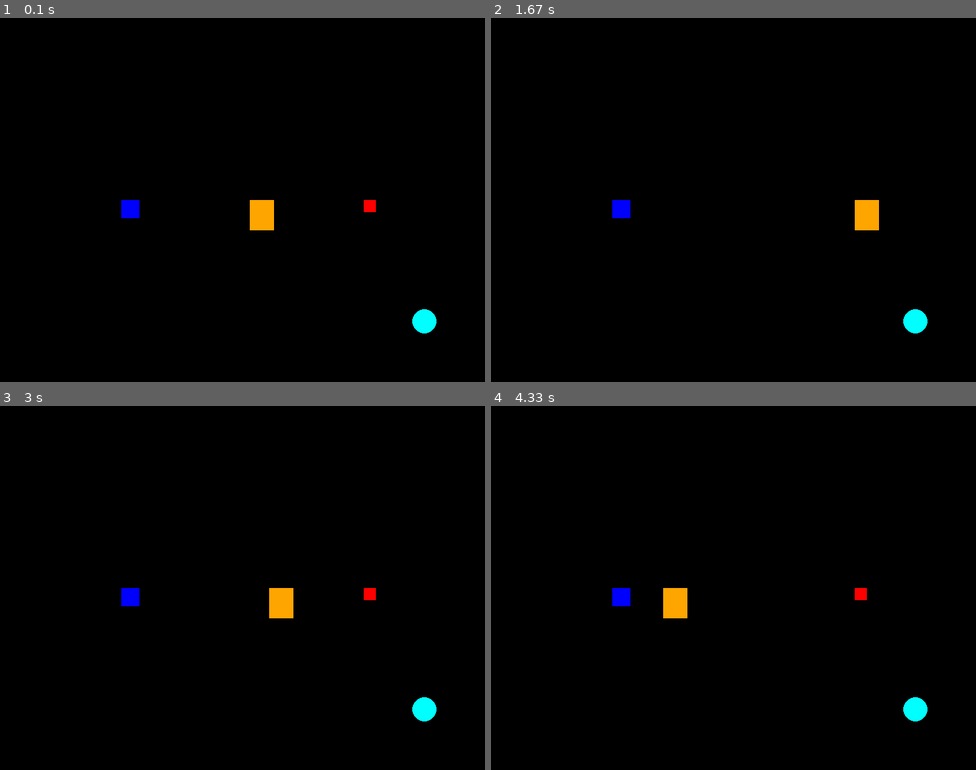
Above: before the commit, frames 1-4 (two rows, left to right).
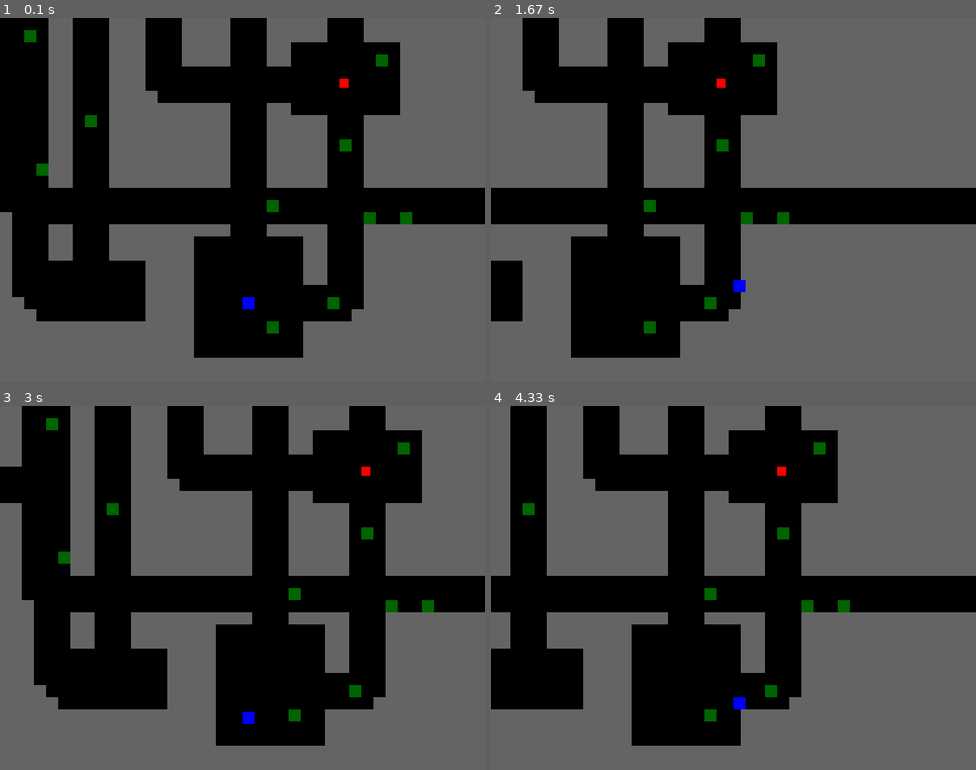
Above: after the commit, the same moments.

Repository: mwilcome/reverse-zoo-tycoon
Game: pygame game, started from main.py
Two runs of this game, one before a commit and one after it. Both use one fixed random seed, a clock stepped at 60 frames per second and the inputs below.
Inputs:
- Up to frame 1 (0.1 s): no input
- Up to frame 2 (1.67 s): hold D 0.33-0.8 s; hold W 0.83-1.13 s; hold D 1.17-1.63 s
- Up to frame 3 (3 s): hold A 1.67-2.2 s; hold S 2.23-2.53 s; hold A 2.57-2.97 s
- Up to frame 4 (4.33 s): hold W 3-3.37 s; hold D 3.4-4.03 s; hold S from 4.07 s (still down)

The runs differ from the first frame. In frame 1, 54% of the frame differs, in the area x 0-100%, y 0-100%; in frame 2, 67%; in frame 3, 54%; in frame 4, 61%.

Commit message:
Simple logic updates

Diff:
--- a/application/game_service.py
+++ b/application/game_service.py
@@ -16,5 +16,12 @@
             running = self.input_handler.handle_input(self.zoo)
             self.zoo.update()
             caught = self.zoo.is_caught()
+            won = self.zoo.is_won()
             self.renderer.render(self.zoo, caught)
             self.ui.update(caught, self.zoo.zookeeper.humans)
+            if caught:
+                print("Game Over! You were caught.")
+                running = False
+            elif won:
+                print("You win! All humans escaped.")
+                running = False
--- a/domain/aggregates/zoo_escape.py
+++ b/domain/aggregates/zoo_escape.py
@@ -1,20 +1,26 @@
+import random
 from domain.entities.zookeeper import Zookeeper
 from domain.entities.human import Human
 from domain.entities.guard import Guard
 from domain.entities.escape_point import EscapePoint
 from domain.entities.position import Position
+from domain.entities.tile import Tile
 from domain.services.detection_service import DetectionService
+from infrastructure.map_generator import MapGenerator
 
 class ZooEscape:
     def __init__(self):
-        self.zookeeper = Zookeeper(1, Position(200, 300))
-        self.humans = [Human(1, Position(600, 300), "caged")]
-        self.guards = [Guard(1, Position(400, 300), 1)]
-        self.escape_points = [EscapePoint(1, Position(700, 500))]
+        map_data = MapGenerator.generate_map()
+        self.map = map_data['tiles']
+        self.zookeeper = Zookeeper(1, map_data['spawn_pos'])
+        self.humans = [Human(i + 1, pos, "caged") for i, pos in enumerate(map_data['cage_positions'])]
+        self.guards = [Guard(i + 1, pos, 1, patrol_axis=random.choice(["horizontal", "vertical"]))
+                       for i, pos in enumerate(map_data['guard_positions'])]
+        self.escape_points = [EscapePoint(i + 1, pos) for i, pos in enumerate(map_data['escape_positions'])]
 
     def free_human(self, human: Human):
         if (human.state == "caged" and
-            self.zookeeper.pos.distance_to(human.pos) < 50):
+            self.zookeeper.pos.distance_to(human.pos) < 30):
             human.state = "following"
             human.follows = self.zookeeper if not self.zookeeper.humans else self.zookeeper.humans[-1]
             self.zookeeper.humans.append(human)
@@ -22,17 +28,34 @@
     def escape_human(self, human: Human):
         for ep in self.escape_points:
             if (human.pos.distance_to(ep.pos) < 30 and
-                human.state == "following"):
+                human.state == "following" and
+                self.zookeeper.pos.distance_to(ep.pos) < 30):
                 human.state = "escaped"
                 self.zookeeper.humans.remove(human)
                 human.follows = None
 
+    def check_collision(self, pos: Position) -> bool:
+        for tile in self.map:
+            if not tile.passable and (
+                tile.pos.x <= pos.x + 10 < tile.pos.x + MapGenerator.TILE_SIZE and
+                tile.pos.y <= pos.y + 10 < tile.pos.y + MapGenerator.TILE_SIZE
+            ):
+                return True
+        return False
+
     def update(self):
         for guard in self.guards:
-            guard.patrol()
+            next_pos = guard.get_next_position()
+            if not self.check_collision(next_pos):
+                guard.pos = next_pos
+            else:
+                guard.direction *= -1
         for human in self.humans:
             human.update_position()
 
     def is_caught(self) -> bool:
         return any(DetectionService.is_detected(guard, self.zookeeper)
-                  for guard in self.guards)
+                   for guard in self.guards)
+
+    def is_won(self) -> bool:
+        return all(human.state == "escaped" for human in self.humans)
--- a/domain/entities/guard.py
+++ b/domain/entities/guard.py
@@ -5,10 +5,15 @@
 class Guard:
     id: int
     pos: Position
-    direction: int  # 1 = right, -1 = left
-    vision_range: float = 100
+    direction: int  # 1 or -1
+    speed: int = 2
+    patrol_axis: str = "horizontal"  # "horizontal" or "vertical"
+    vision_range: float = 100.0
 
-    def patrol(self):
-        self.pos.x += 2 * self.direction
-        if self.pos.x < 200 or self.pos.x > 600:
-            self.direction *= -1
+    def get_next_position(self):
+        if self.patrol_axis == "horizontal":
+            next_x = self.pos.x + self.direction * self.speed
+            return Position(next_x, self.pos.y)
+        else:  # vertical
+            next_y = self.pos.y + self.direction * self.speed
+            return Position(self.pos.x, next_y)
--- a/domain/entities/human.py
+++ b/domain/entities/human.py
@@ -13,6 +13,6 @@
         if self.follows and self.state == "following":
             target_pos = self.follows.pos
             dist = self.pos.distance_to(target_pos)
-            if dist > 30:  # Spacing in chain
+            if dist > 20:  # Tighter chain
                 self.pos.x += (target_pos.x - self.pos.x) * 0.1
                 self.pos.y += (target_pos.y - self.pos.y) * 0.1
--- /dev/null
+++ b/domain/entities/tile.py
@@ -0,0 +1,8 @@
+from dataclasses import dataclass
+from .position import Position
+
+@dataclass
+class Tile:
+    pos: Position
+    type: str  # "path", "wall", "bush", "cage", "escape"
+    passable: bool
--- a/infrastructure/input_handler.py
+++ b/infrastructure/input_handler.py
@@ -1,6 +1,7 @@
 import pygame
 from domain.aggregates.zoo_escape import ZooEscape
 from domain.services.stealth_service import StealthService
+from domain.entities.position import Position
 
 class InputHandler:
     def handle_input(self, zoo: ZooEscape) -> bool:
@@ -13,10 +14,14 @@
                 if event.key == pygame.K_e:
                     for human in zoo.humans:
                         zoo.free_human(human)
+                    for human in zoo.humans:
                         zoo.escape_human(human)
         keys = pygame.key.get_pressed()
-        if keys[pygame.K_LEFT]: zoo.zookeeper.pos.x -= 4
-        if keys[pygame.K_RIGHT]: zoo.zookeeper.pos.x += 4
-        if keys[pygame.K_UP]: zoo.zookeeper.pos.y -= 4
-        if keys[pygame.K_DOWN]: zoo.zookeeper.pos.y += 4
+        new_pos = Position(zoo.zookeeper.pos.x, zoo.zookeeper.pos.y)
+        if keys[pygame.K_a]: new_pos.x -= 4  # Left
+        if keys[pygame.K_d]: new_pos.x += 4  # Right
+        if keys[pygame.K_w]: new_pos.y -= 4  # Up
+        if keys[pygame.K_s]: new_pos.y += 4  # Down
+        if not zoo.check_collision(new_pos):
+            zoo.zookeeper.pos = new_pos
         return True
--- a/infrastructure/map_generator.py
+++ b/infrastructure/map_generator.py
@@ -0,0 +1,145 @@
+import random
+from domain.entities.tile import Tile
+from domain.entities.position import Position
+
+class Room:
+    def __init__(self, x, y, w, h):
+        self.x = x
+        self.y = y
+        self.w = w
+        self.h = h
+        self.center = (x + w // 2, y + h // 2)
+
+class MapGenerator:
+    TILE_SIZE = 20
+    WIDTH, HEIGHT = 100, 100  # 2000x2000 pixels
+
+    @staticmethod
+    def generate_map():
+        # Initialize all tiles as walls
+        tiles = [Tile(Position(x * MapGenerator.TILE_SIZE, y * MapGenerator.TILE_SIZE), "wall", False)
+                 for y in range(MapGenerator.HEIGHT) for x in range(MapGenerator.WIDTH)]
+
+        # Generate rooms
+        rooms = []
+        for _ in range(20):
+            while True:
+                w = random.randint(5, 10)
+                h = random.randint(5, 10)
+                x = random.randint(0, MapGenerator.WIDTH - w)
+                y = random.randint(0, MapGenerator.HEIGHT - h)
+                new_room = Room(x, y, w, h)
+                if all(not (new_room.x < existing.x + existing.w and new_room.x + new_room.w > existing.x and
+                            new_room.y < existing.y + existing.h and new_room.y + new_room.h > existing.y)
+                       for existing in rooms):
+                    rooms.append(new_room)
+                    break
+
+        # Carve out rooms as path tiles
+        for room in rooms:
+            for dx in range(room.w):
+                for dy in range(room.h):
+                    tx = room.x + dx
+                    ty = room.y + dy
+                    idx = ty * MapGenerator.WIDTH + tx
+                    tiles[idx].type = "path"
+                    tiles[idx].passable = True
+
+        # Connect rooms with wider corridors
+        rooms.sort(key=lambda r: r.center[0])
+        for i in range(len(rooms) - 1):
+            MapGenerator.connect_rooms(tiles, rooms[i], rooms[i + 1])
+
+        for _ in range(5):
+            r1, r2 = random.sample(rooms, 2)
+            MapGenerator.connect_rooms(tiles, r1, r2)
+
+        # Place cages
+        cage_rooms = random.sample(rooms, 3)
+        for room in cage_rooms:
+            cx, cy = room.center
+            idx = cy * MapGenerator.WIDTH + cx
+            tiles[idx].type = "cage"
+
+        # Place escape points
+        escape_rooms = random.sample([r for r in rooms if r not in cage_rooms], 2)
+        for room in escape_rooms:
+            cx, cy = room.center
+            idx = cy * MapGenerator.WIDTH + cx
+            tiles[idx].type = "escape"
+
+        # Add bushes
+        for _ in range(50):
+            while True:
+                x = random.randint(0, MapGenerator.WIDTH - 1)
+                y = random.randint(0, MapGenerator.HEIGHT - 1)
+                idx = y * MapGenerator.WIDTH + x
+                if tiles[idx].type == "path":
+                    tiles[idx].type = "bush"
+                    break
+
+        # Calculate key positions
+        cage_positions = [Position(room.center[0] * MapGenerator.TILE_SIZE, room.center[1] * MapGenerator.TILE_SIZE)
+                          for room in cage_rooms]
+        escape_positions = [Position(room.center[0] * MapGenerator.TILE_SIZE, room.center[1] * MapGenerator.TILE_SIZE)
+                            for room in escape_rooms]
+
+        # Select spawn room
+        available_rooms = [r for r in rooms if r not in cage_rooms and r not in escape_rooms]
+        spawn_room = random.choice(available_rooms)
+        spawn_pos = Position(spawn_room.center[0] * MapGenerator.TILE_SIZE,
+                             spawn_room.center[1] * MapGenerator.TILE_SIZE)
+
+        # Place guards
+        guard_rooms = random.sample(available_rooms, 2)
+        guard_positions = []
+        for r in guard_rooms:
+            gx = random.randint(r.x, r.x + r.w - 1)
+            gy = random.randint(r.y, r.y + r.h - 1)
+            guard_pos = Position(gx * MapGenerator.TILE_SIZE, gy * MapGenerator.TILE_SIZE)
+            guard_positions.append(guard_pos)
+
+        return {
+            'tiles': tiles,
+            'spawn_pos': spawn_pos,
+            'cage_positions': cage_positions,
+            'escape_positions': escape_positions,
+            'guard_positions': guard_positions
+        }
+
+    @staticmethod
+    def connect_rooms(tiles, r1, r2):
+        cx1, cy1 = r1.center
+        cx2, cy2 = r2.center
+        if random.choice([True, False]):
+            # Horizontal then vertical (3 tiles wide)
+            for x in range(min(cx1, cx2), max(cx1, cx2) + 1):
+                for dy in [-1, 0, 1]:
+                    y = cy1 + dy
+                    if 0 <= y < MapGenerator.HEIGHT:
+                        idx = y * MapGenerator.WIDTH + x
+                        tiles[idx].type = "path"
+                        tiles[idx].passable = True
+            for y in range(min(cy1, cy2), max(cy1, cy2) + 1):
+                for dx in [-1, 0, 1]:
+                    x = cx2 + dx
+                    if 0 <= x < MapGenerator.WIDTH:
+                        idx = y * MapGenerator.WIDTH + x
+                        tiles[idx].type = "path"
+                        tiles[idx].passable = True
+        else:
+            # Vertical then horizontal (3 tiles wide)
+            for y in range(min(cy1, cy2), max(cy1, cy2) + 1):
+                for dx in [-1, 0, 1]:
+                    x = cx1 + dx
+                    if 0 <= x < MapGenerator.WIDTH:
+                        idx = y * MapGenerator.WIDTH + x
+                        tiles[idx].type = "path"
+                        tiles[idx].passable = True
+            for x in range(min(cx1, cx2), max(cx2, cx1) + 1):
+                for dy in [-1, 0, 1]:
+                    y = cy2 + dy
+                    if 0 <= y < MapGenerator.HEIGHT:
+                        idx = y * MapGenerator.WIDTH + x
+                        tiles[idx].type = "path"
+                        tiles[idx].passable = True
--- a/infrastructure/pygame_renderer.py
+++ b/infrastructure/pygame_renderer.py
@@ -1,5 +1,6 @@
 import pygame
 from domain.aggregates.zoo_escape import ZooEscape
+from infrastructure.map_generator import MapGenerator
 
 class PygameRenderer:
     def __init__(self):
@@ -7,22 +8,35 @@
         self.screen = pygame.display.set_mode((800, 600))
         pygame.display.set_caption("Reverse Zoo Tycoon - Grok Edition")
         self.clock = pygame.time.Clock()
+        self.camera_x, self.camera_y = 0, 0
 
     def render(self, zoo: ZooEscape, caught: bool):
-        self.screen.fill((0, 0, 0))  # Black background
-        # Zookeeper
+        self.screen.fill((0, 0, 0))
+        self.camera_x = max(0, min(zoo.zookeeper.pos.x - 400, MapGenerator.WIDTH * MapGenerator.TILE_SIZE - 800))
+        self.camera_y = max(0, min(zoo.zookeeper.pos.y - 300, MapGenerator.HEIGHT * MapGenerator.TILE_SIZE - 600))
+
+        for tile in zoo.map:
+            x, y = tile.pos.x - self.camera_x, tile.pos.y - self.camera_y
+            if -MapGenerator.TILE_SIZE <= x < 800 and -MapGenerator.TILE_SIZE <= y < 600:
+                if tile.type == "wall":
+                    pygame.draw.rect(self.screen, (100, 100, 100), (x, y, MapGenerator.TILE_SIZE, MapGenerator.TILE_SIZE))
+                elif tile.type == "bush":
+                    pygame.draw.rect(self.screen, (0, 100, 0), (x, y, MapGenerator.TILE_SIZE, MapGenerator.TILE_SIZE))
+                elif tile.type == "cage" and not any(h.state == "caged" and h.pos == tile.pos for h in zoo.humans):
+                    pygame.draw.rect(self.screen, (150, 150, 150), (x, y, MapGenerator.TILE_SIZE, MapGenerator.TILE_SIZE))
+
+        for ep in zoo.escape_points:
+            x, y = ep.pos.x - self.camera_x, ep.pos.y - self.camera_y
+            pygame.draw.circle(self.screen, (0, 255, 255), (int(x + MapGenerator.TILE_SIZE / 2), int(y + MapGenerator.TILE_SIZE / 2)), 10)
+
         color = (0, 0, 100) if zoo.zookeeper.stealth else (0, 0, 255)
-        pygame.draw.rect(self.screen, color, (zoo.zookeeper.pos.x, zoo.zookeeper.pos.y, 30, 30))
-        # Humans
+        pygame.draw.rect(self.screen, color, (zoo.zookeeper.pos.x - self.camera_x, zoo.zookeeper.pos.y - self.camera_y, 20, 20))  # Smaller player
         for human in zoo.humans:
             color = (255, 0, 0) if human.state == "caged" else (0, 255, 0)
-            pygame.draw.rect(self.screen, color, (human.pos.x, human.pos.y, 20, 20))
-        # Guards
+            pygame.draw.rect(self.screen, color, (human.pos.x - self.camera_x, human.pos.y - self.camera_y, 15, 15))  # Smaller humans
         for guard in zoo.guards:
-            pygame.draw.rect(self.screen, (255, 165, 0), (guard.pos.x, guard.pos.y, 40, 50))
-        # Escape Points
-        for ep in zoo.escape_points:
-            pygame.draw.circle(self.screen, (0, 255, 255), (int(ep.pos.x), int(ep.pos.y)), 20)
+            pygame.draw.rect(self.screen, (255, 165, 0), (guard.pos.x - self.camera_x, guard.pos.y - self.camera_y, 30, 30))  # Smaller guard
+
         pygame.display.flip()
         self.clock.tick(60)
 
